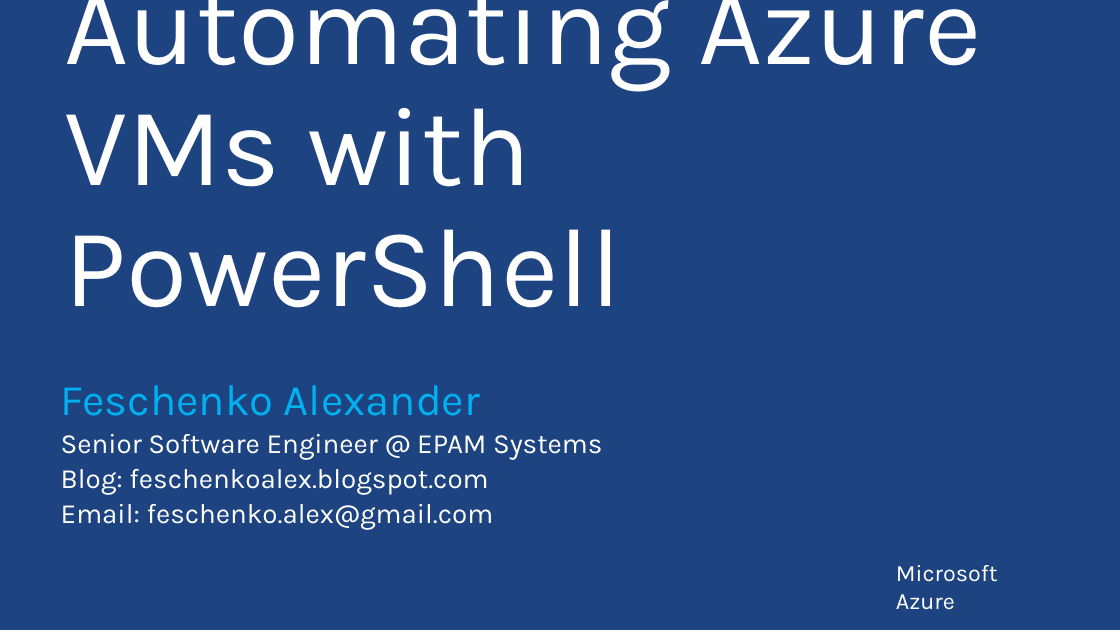
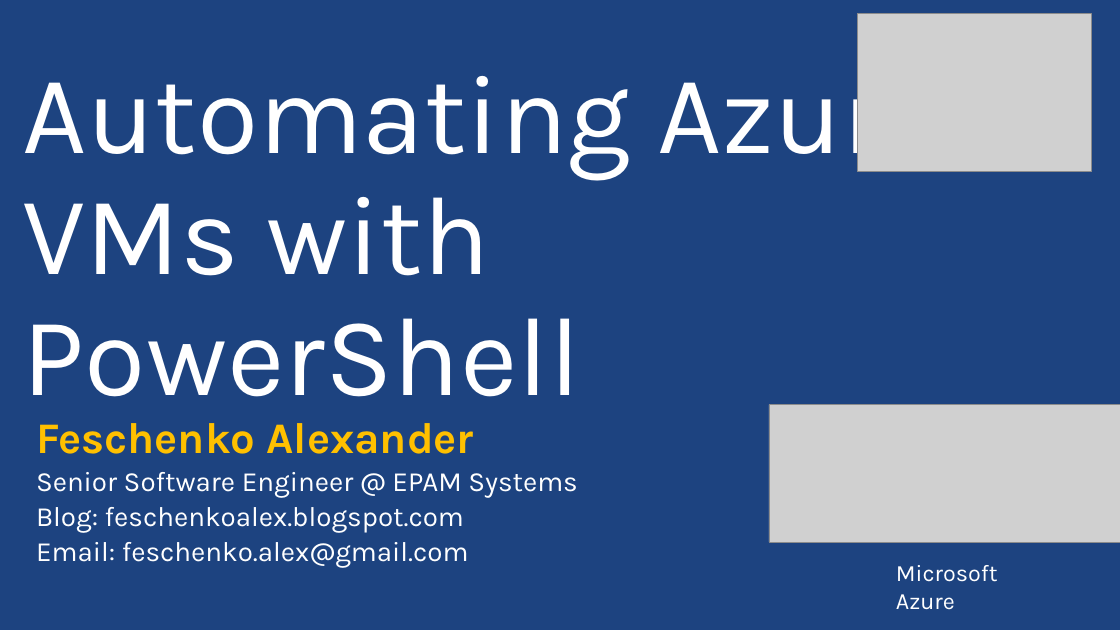
Before and after one commit to PyroJoke/AzureBootcamp2015Kharkiv, a slide deck: slide 1 of Virtual Machines Automated Deployment/Global Azure Bootcamp - Automating Azure VMs with Powershell.pptx. Drawn at 1120x630 pixels with LibreOffice and Linux fonts; fonts in the diff are those of the drawing; grey boxes stand for pictures; background and template pictures are left out. Boxes give left, top, right and bottom in pixels: in the first picture for what was removed or moved away, otherwise in the second. Text is boxed around its words. In the diff, an @@ line names an element or a change of style, - is before the commit and + after.

Commit message:
Updates slides

```diff
--- a/Virtual Machines Automated Deployment/Global Azure Bootcamp - Automating Azure VMs with Powershell.pptx
+++ b/Virtual Machines Automated Deployment/Global Azure Bootcamp - Automating Azure VMs with Powershell.pptx
@@ picture added at (x1=858, y1=14, x2=1091, y2=172) @@
@@ title "Automating Azure VMs with PowerShell" rewrapped from (x1=64, y1=0, x2=982, y2=308) to (x1=23, y1=52, x2=940, y2=397) @@
@@ picture added at (x1=769, y1=405, x2=1120, y2=543) @@
@@ subtitle "Feschenko Alexander" moved from (x1=61, y1=385, x2=602, y2=530) to (x1=36, y1=423, x2=577, y2=568) @@
@@ subtitle at (x1=36, y1=423, x2=474, y2=454): text colour #00B0F0 to #FFC000, bold on in "Feschenko Alexander" @@
```
Also in this commit, not shown: 4 other files.
